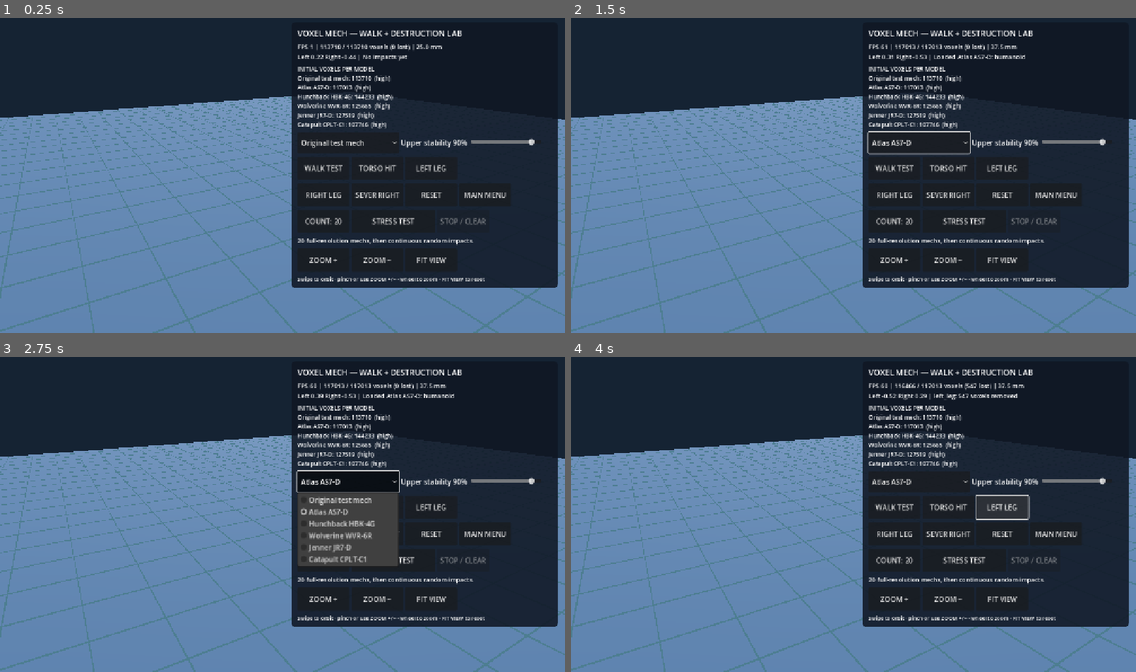
Above: before the commit, frames 1-4 (two rows, left to right).
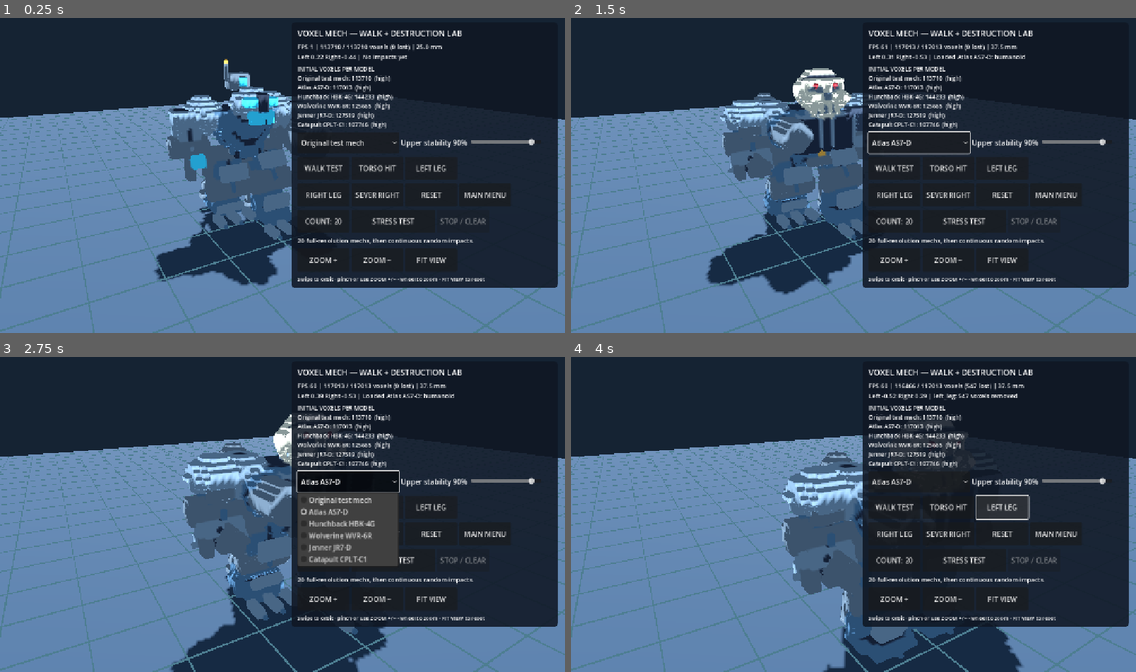
Above: after the commit, the same moments.

Repository: drag0nblad3/BtechMobile
Game: Godot game, scene res://scenes/voxel_mech_lab.tscn
The game is run twice, just before and just after one commit, with the same random seed, the same clock (stepped at 60 frames per second) and the same inputs. This scene is started directly instead of the project's main scene.
Inputs:
- Up to frame 1 (0.25 s): no input
- Up to frame 2 (1.5 s): click "Original test mech" at 0.5 s; click "WALK TEST" at 1.25 s
- Up to frame 3 (2.75 s): click "Atlas AS7-D" at 2 s
- Up to frame 4 (4 s): click "TORSO HIT" at 2.75 s; click "LEFT LEG" at 3.5 s

The runs differ from the first frame. In frame 1, 11% of the frame differs, in the area x 27-52%, y 13-85%; in frame 2, 13%, in the area x 23-54%, y 15-88%; in frame 3, 13%; in frame 4, 9.6%.
Error before the commit: Parse Error: Cannot infer the type of "sample" variable because the value doesn't have a set type. (res://src/view/units/voxel_surface_nets.gd:64)

Commit message:
Explicitly type surface-net voxel sample for Godot 4.5 class parser

Diff:
--- a/src/view/units/voxel_surface_nets.gd
+++ b/src/view/units/voxel_surface_nets.gd
@@ -61,7 +61,7 @@
 		var values: Dictionary = {}
 		var inside := 0
 		for offset in CORNERS:
-			var sample := origin + offset
+			var sample: Vector3i = origin + offset
 			var occupied := cells.has(sample)
 			signs.append(1 if occupied else 0)
 			if occupied:
